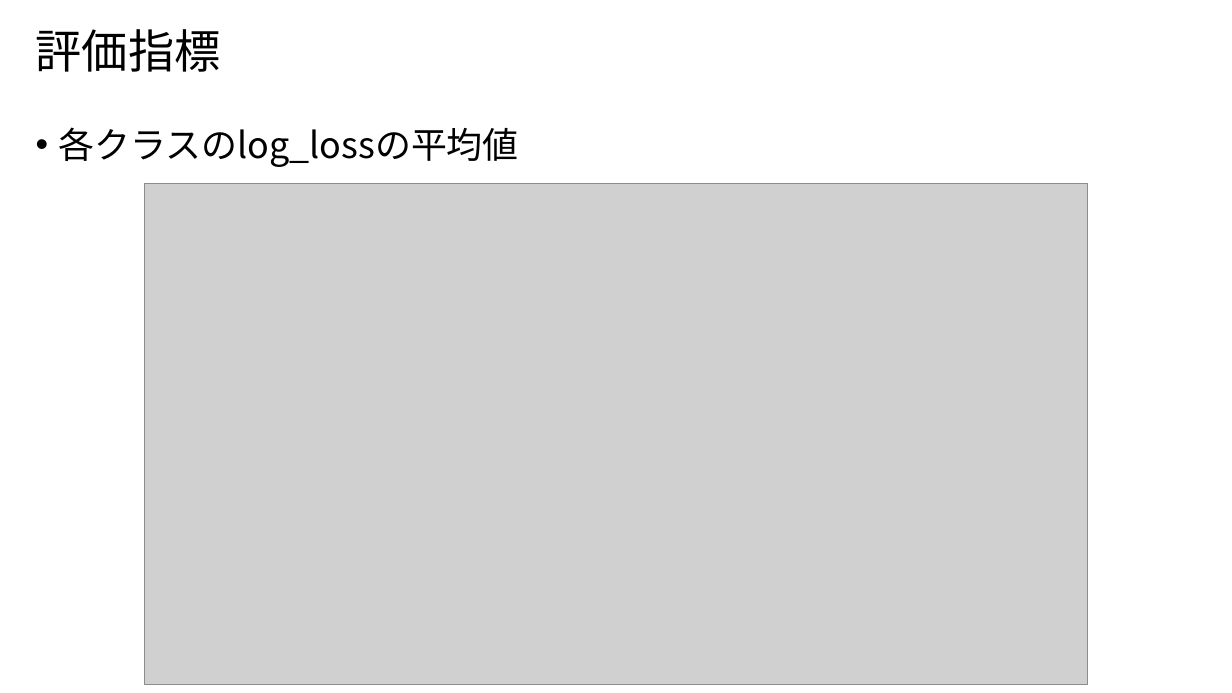
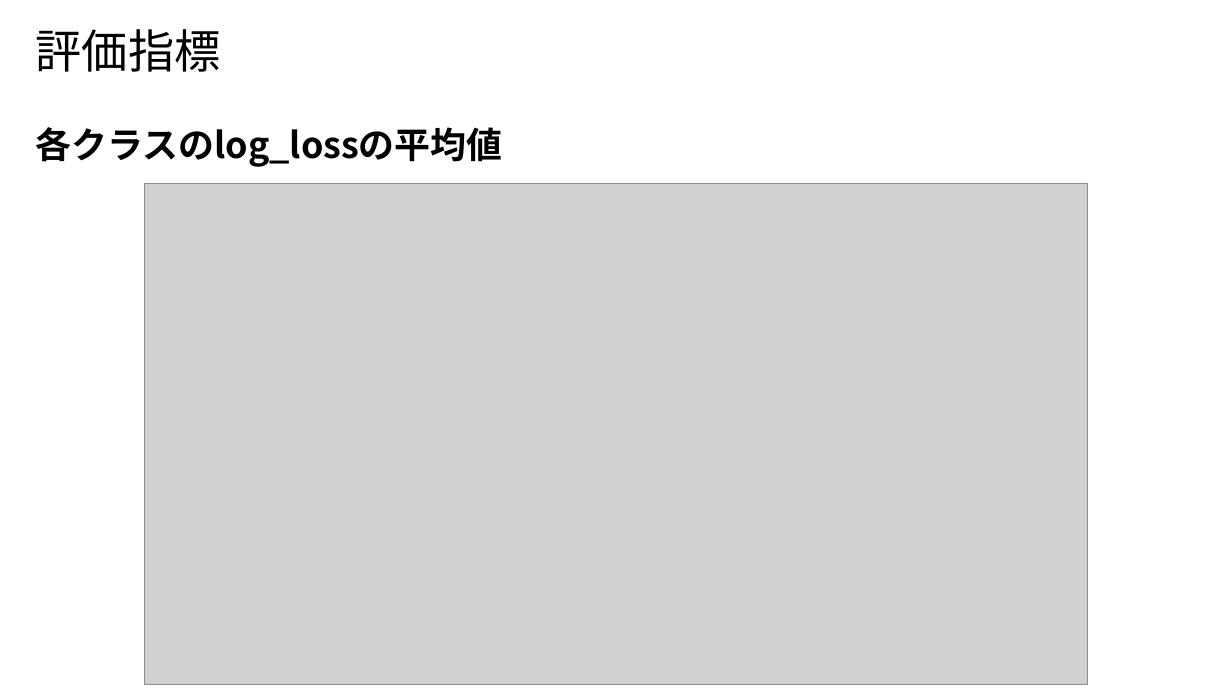
Before and after one commit to riron1206/kaggle_MoA, a slide deck: slide 6 of Kaggle_MoA.pptx. Drawn at 1232x693 pixels with LibreOffice and Linux fonts; fonts in the diff are those of the drawing; grey boxes stand for pictures. Boxes give left, top, right and bottom in pixels: in the first picture for what was removed or moved away, otherwise in the second. Text is boxed around its words. In the diff, an @@ line names an element or a change of style, - is before the commit and + after.

```diff
--- a/Kaggle_MoA.pptx
+++ b/Kaggle_MoA.pptx
@@ text "各クラスのlog_lossの平均値" at (x1=36, y1=127, x2=503, y2=167): bold on; bullet • to none @@
```
Also in this commit, not shown: 4 other slides changed, 1 other file.
